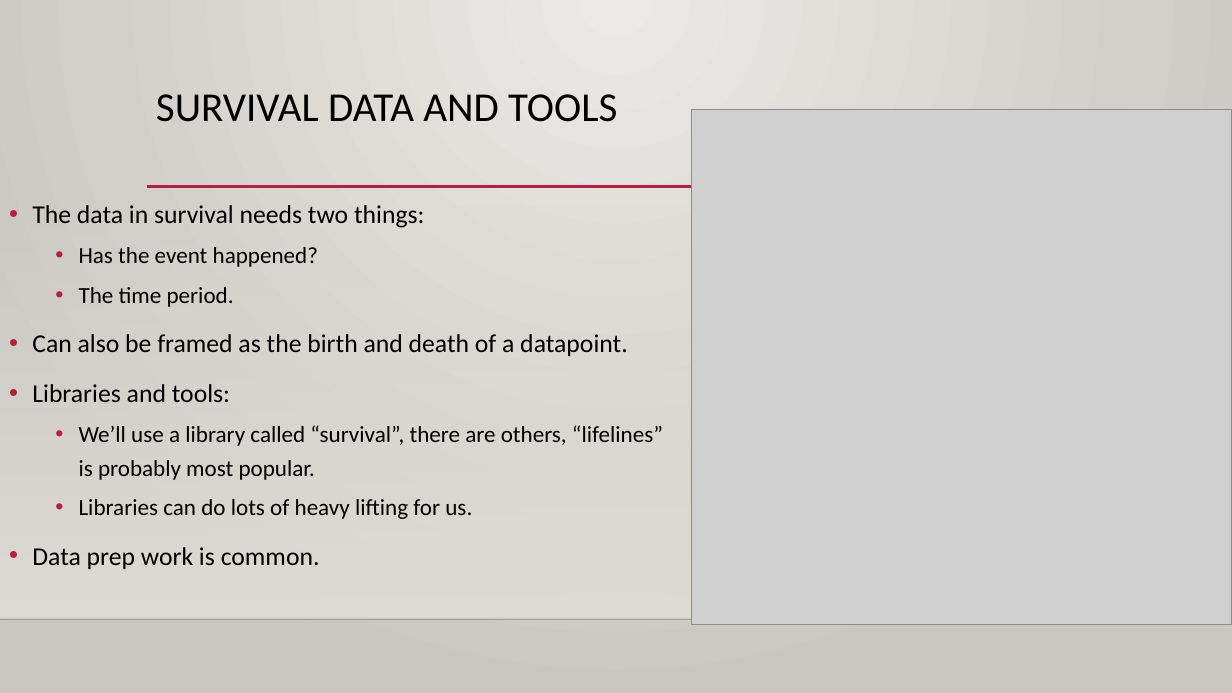
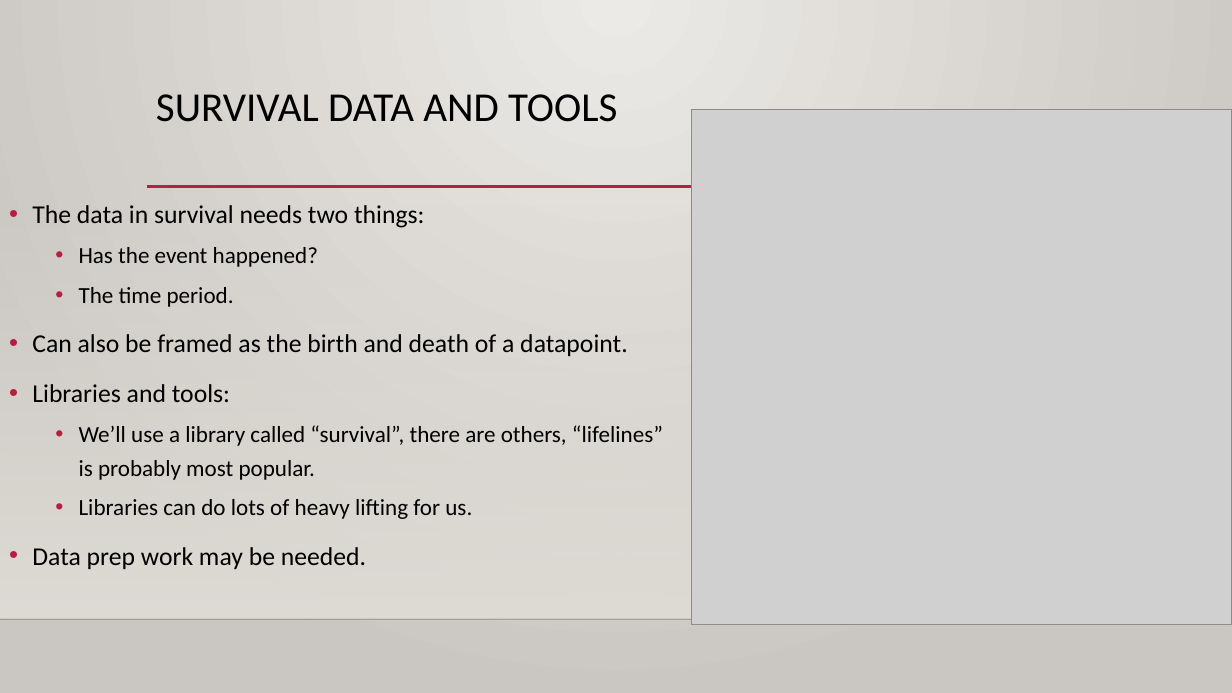
Before and after one commit to AkeemSemperDataScience/Basic_Stats_in_Python_Student_Repository, a slide deck: slide 8 of reference_material/slides/019A_Survival_Hazard.pptx (slide 6 before the commit). Drawn at 1232x693 pixels with LibreOffice and Linux fonts; fonts in the diff are those of the drawing; grey boxes stand for pictures; background and template pictures are left out. Boxes give left, top, right and bottom in pixels: in the first picture for what was removed or moved away, otherwise in the second. Text is boxed around its words. In the diff, an @@ line names an element or a change of style, - is before the commit and + after.

```diff
--- a/reference_material/slides/019A_Survival_Hazard.pptx
+++ b/reference_material/slides/019A_Survival_Hazard.pptx
@@ text at bbox=[32, 547, 366, 569]: text changed @@
-• Data prep work is common.
+• Data prep work may be needed.
```
Also in this commit, not shown: 3 other slides changed, 2 slides added, 5 other files.
